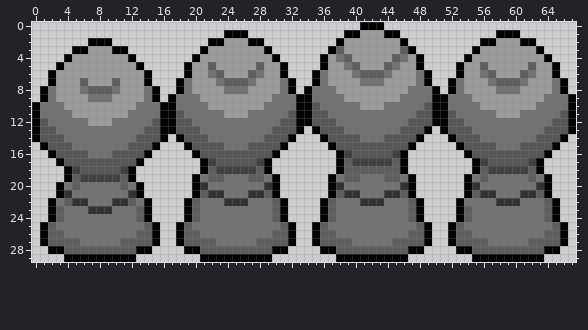
Two versions of one sprite sheet, Art/Player/idle_up.png. Above, as it was before the edit.
The file is 68x30 pixels. Colours within 5 levels of each other are drawn and written as one.
After:
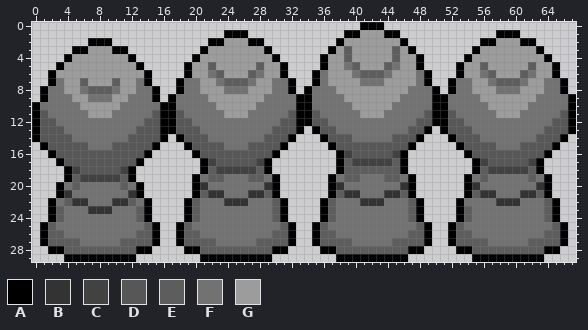
Palette (. is transparent): A #000000  B #333333  C #424242  D #575757  E #5d5d5d  F #727272  G #9c9c9c
The edit:
{"y":3,"x":38,"old":"EG","new":"GE"}
{"y":3,"x":45,"old":"GE","new":"EG"}
{"y":4,"x":38,"old":"F","new":"G"}
{"y":4,"x":46,"old":"F","new":"G"}
{"y":7,"x":3,"old":"G","new":"F"}
{"y":7,"x":13,"old":"G","new":"F"}
{"y":7,"x":20,"old":"G","new":"F"}
{"y":7,"x":30,"old":"G","new":"F"}
{"y":7,"x":54,"old":"G","new":"F"}
{"y":7,"x":64,"old":"G","new":"F"}
{"y":8,"x":3,"old":"G","new":"F"}
{"y":8,"x":13,"old":"G","new":"F"}
{"y":8,"x":20,"old":"G","new":"F"}
{"y":8,"x":30,"old":"G","new":"F"}
{"y":8,"x":54,"old":"G","new":"F"}
{"y":8,"x":64,"old":"G","new":"F"}
{"y":9,"x":3,"old":"GG","new":"FF"}
{"y":9,"x":12,"old":"GG","new":"FF"}
{"y":9,"x":21,"old":"G","new":"F"}
{"y":9,"x":29,"old":"G","new":"F"}
{"y":9,"x":55,"old":"G","new":"F"}
{"y":9,"x":63,"old":"G","new":"F"}
{"y":10,"x":4,"old":"GG","new":"FF"}
{"y":10,"x":11,"old":"GG","new":"FF"}
{"y":10,"x":22,"old":"G","new":"F"}
{"y":10,"x":28,"old":"G","new":"F"}
{"y":10,"x":35,"old":"D","new":"F"}
{"y":10,"x":40,"old":"F","new":"G"}
{"y":10,"x":44,"old":"F","new":"G"}
{"y":10,"x":49,"old":"D","new":"F"}
{"y":10,"x":56,"old":"G","new":"F"}
{"y":10,"x":62,"old":"G","new":"F"}
{"y":11,"x":1,"old":"F","new":"D"}
{"y":11,"x":5,"old":"GG","new":"FF"}
{"y":11,"x":10,"old":"GG","new":"FF"}
{"y":11,"x":15,"old":"F","new":"D"}
{"y":11,"x":36,"old":"D","new":"F"}
{"y":11,"x":41,"old":"FFF","new":"GGG"}
{"y":11,"x":48,"old":"D","new":"F"}
{"y":12,"x":2,"old":"F","new":"D"}
{"y":12,"x":7,"old":"GGG","new":"FFF"}
{"y":12,"x":14,"old":"F","new":"D"}
{"y":12,"x":37,"old":"D","new":"F"}
{"y":12,"x":47,"old":"D","new":"F"}
{"y":13,"x":3,"old":"F","new":"D"}
{"y":13,"x":13,"old":"F","new":"D"}
{"y":13,"x":38,"old":"D","new":"F"}
{"y":13,"x":46,"old":"D","new":"F"}
{"y":14,"x":4,"old":"F","new":"D"}
{"y":14,"x":12,"old":"F","new":"D"}
{"y":14,"x":40,"old":"D","new":"F"}
{"y":14,"x":44,"old":"D","new":"F"}
{"y":15,"x":5,"old":"FF","new":"DD"}
{"y":15,"x":10,"old":"FF","new":"DD"}
{"y":16,"x":7,"old":"FFF","new":"DDD"}
